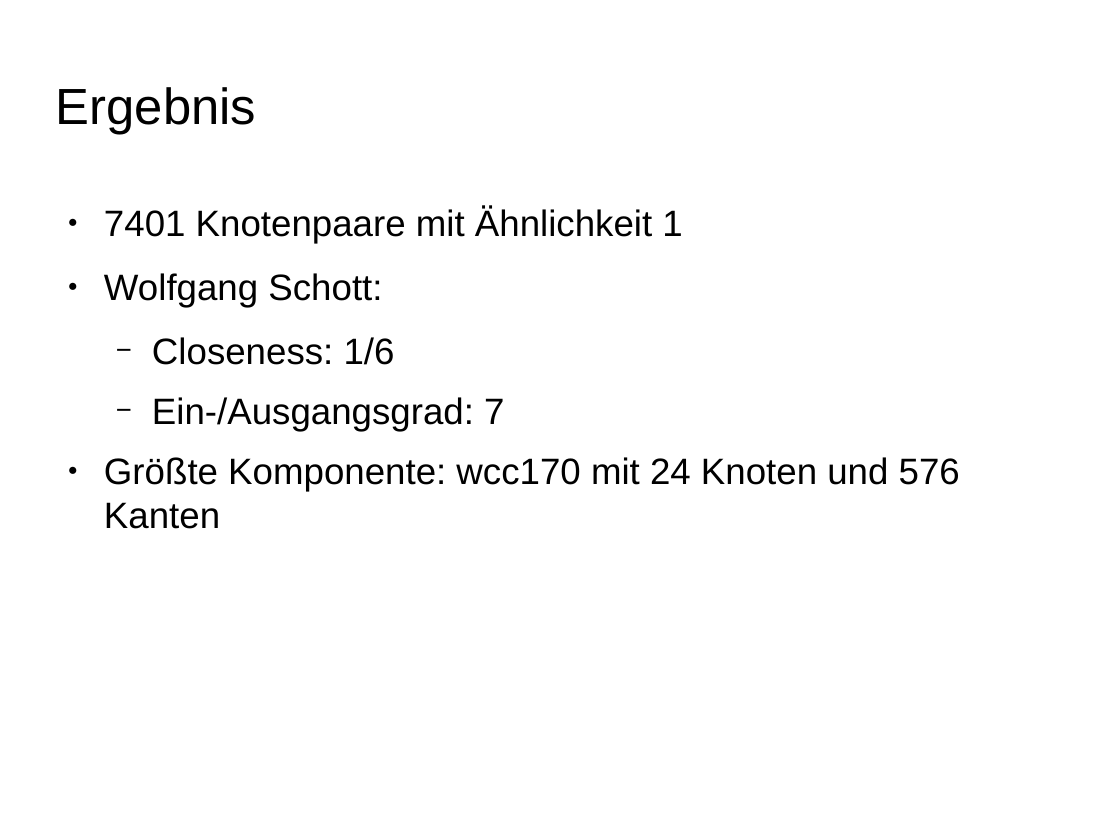
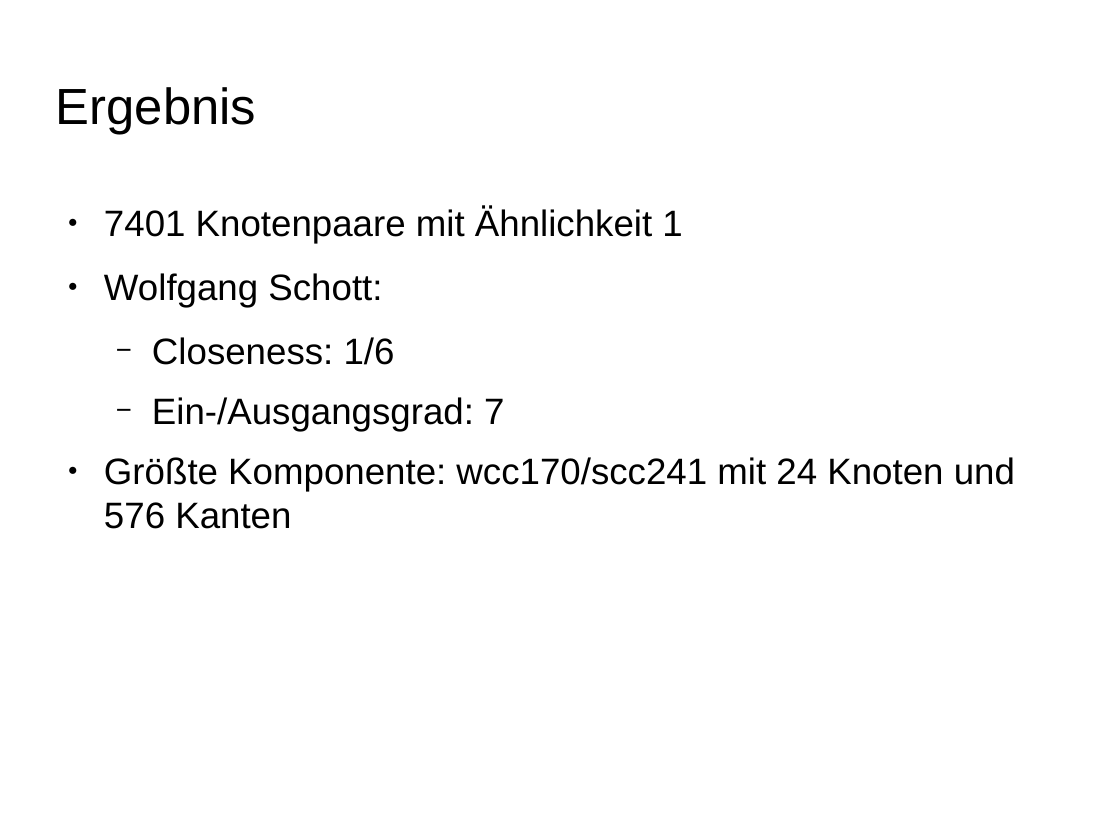
Before and after one commit to ScaDS/dblp-graphulo, a slide deck: slide 16 of doc/testat2.odp (slide 15 before the commit). Drawn at 1120x840 pixels with LibreOffice and Linux fonts; fonts in the diff are those of the drawing; background and template pictures are left out. Boxes give left, top, right and bottom in pixels: in the first picture for what was removed or moved away, otherwise in the second. Text is boxed around its words. In the diff, an @@ line names an element or a change of style, - is before the commit and + after.

```diff
--- a/doc/testat2.odp
+++ b/doc/testat2.odp
@@ text at (104,457,1015,529): text changed @@
-● Größte Komponente: wcc170 mit 24 Knoten und 576 Kanten
+● Größte Komponente: wcc170/scc241 mit 24 Knoten und 576 Kanten
```
Also in this commit, not shown: 7 other slides changed, 1 slide added, 1 slide removed, 2 other files.
